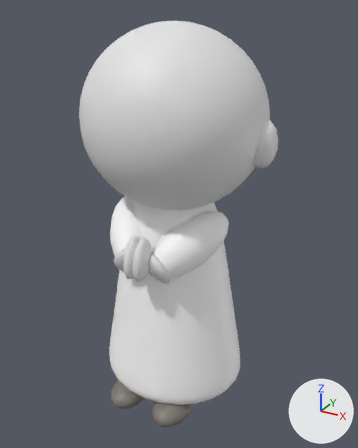
What one commit did to the glTF model web/public/models/monk.glb.
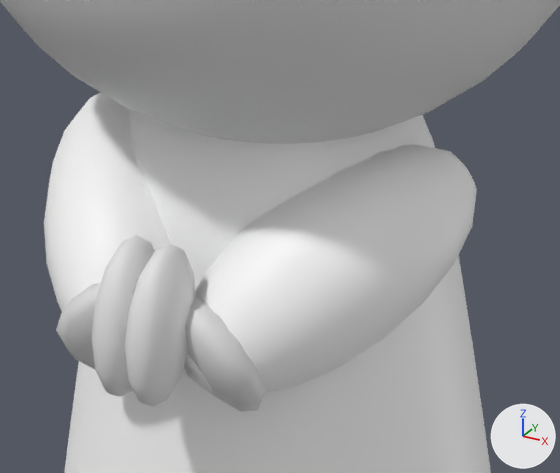
Each version appears first whole from a 50 mm lens placed at (0.642, -1.136, 1.132), pointed at (0.01, 0.014, 0.557), and next in a close-up on the part from 27% to 70% of the width and 38% to 67% of the height. Every picture has the same lights, and +X, +Y and +Z are marked at lower right. The last two pictures show the newer version. Vertices at exactly the same position are counted once.

The first close-up shows 'body', 'skin'.
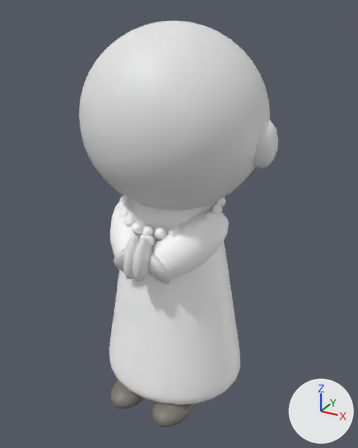
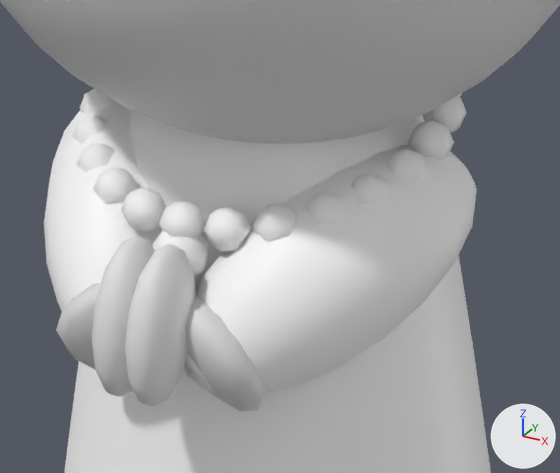
Pixel boxes (x1, y1, x2, y2) of what changed, in the close-ups (560 x 473 px):
'body', reshaped: before (44, 92, 491, 473); after (44, 89, 491, 473)
part 1 of me_body, added: after (204, 207, 252, 251)
part 2 of me_body, added: after (253, 204, 296, 242)
part 3 of me_body, added: after (385, 149, 429, 183)
part 4 of me_body, added: after (408, 121, 454, 160)
part 5 of me_body, added: after (422, 96, 467, 133)
part 6 of me_body, added: after (80, 89, 114, 115)
part 7 of me_body, added: after (72, 116, 109, 144)
part 8 of me_body, added: after (77, 143, 115, 172)
part 9 of me_body, added: after (93, 168, 139, 204)
part 10 of me_body, added: after (121, 188, 166, 231)
part 11 of me_body, added: after (153, 231, 208, 281)
part 12 of me_body, added: after (159, 202, 206, 238)

The change in detail:
me_body is used by ob_body; location (0.0, 0.0, 0.0).
me_body had 1192 vertices, 2304 faces and spanned x -0.216..0.216, y -0.225..0.195, z 0.0..0.69.
me_body now has 1583 vertices, 2992 faces and spans x -0.216..0.216, y -0.225..0.195, z 0.0..0.69.
me_body part 1: a new loose piece, a UV sphere (6 segments, 4 rings, poles along z) spanning x 0.021..0.05, y -0.15..-0.116, z 0.575..0.609, in mat_defaultmaterial.
me_body part 2: a new loose piece, a UV sphere (6 segments, 4 rings, poles along z) spanning x 0.054..0.083, y -0.137..-0.103, z 0.579..0.613, in mat_defaultmaterial.
me_body part 3: a new loose piece, a UV sphere (6 segments, 4 rings, poles along z) spanning x 0.118..0.147, y -0.061..-0.027, z 0.606..0.64, in mat_defaultmaterial.
me_body part 4: a new loose piece, a UV sphere (6 segments, 4 rings, poles along z) spanning x 0.122..0.152, y -0.029..0.005, z 0.618..0.652, in mat_defaultmaterial.
me_body part 5: a new loose piece, a UV sphere (6 segments, 4 rings, poles along z) spanning x 0.118..0.147, y 0.003..0.037, z 0.63..0.664, in mat_defaultmaterial.
me_body part 6: a new loose piece, a UV sphere (6 segments, 4 rings, poles along z) spanning x -0.147..-0.118, y -0.061..-0.027, z 0.606..0.64, in mat_defaultmaterial.
me_body part 7: a new loose piece, a UV sphere (6 segments, 4 rings, poles along z) spanning x -0.133..-0.104, y -0.091..-0.058, z 0.595..0.629, in mat_defaultmaterial.
me_body part 8: a new loose piece, a UV sphere (6 segments, 4 rings, poles along z) spanning x -0.112..-0.082, y -0.117..-0.083, z 0.586..0.62, in mat_defaultmaterial.
me_body part 9: a new loose piece, a UV sphere (6 segments, 4 rings, poles along z) spanning x -0.083..-0.054, y -0.137..-0.103, z 0.579..0.613, in mat_defaultmaterial.
me_body part 10: a new loose piece, a UV sphere (6 segments, 4 rings, poles along z) spanning x -0.05..-0.021, y -0.15..-0.116, z 0.575..0.609, in mat_defaultmaterial.
me_body part 11: a new loose piece of 44 vertices spanning x -0.021..0.021, y -0.163..-0.121, z 0.545..0.589, in mat_defaultmaterial.
me_body part 12: a new loose piece of 27 vertices spanning x -0.015..0.015, y -0.154..-0.12, z 0.573..0.607, in mat_defaultmaterial.
Other edits to the shape of me_body do not show in these pictures.
